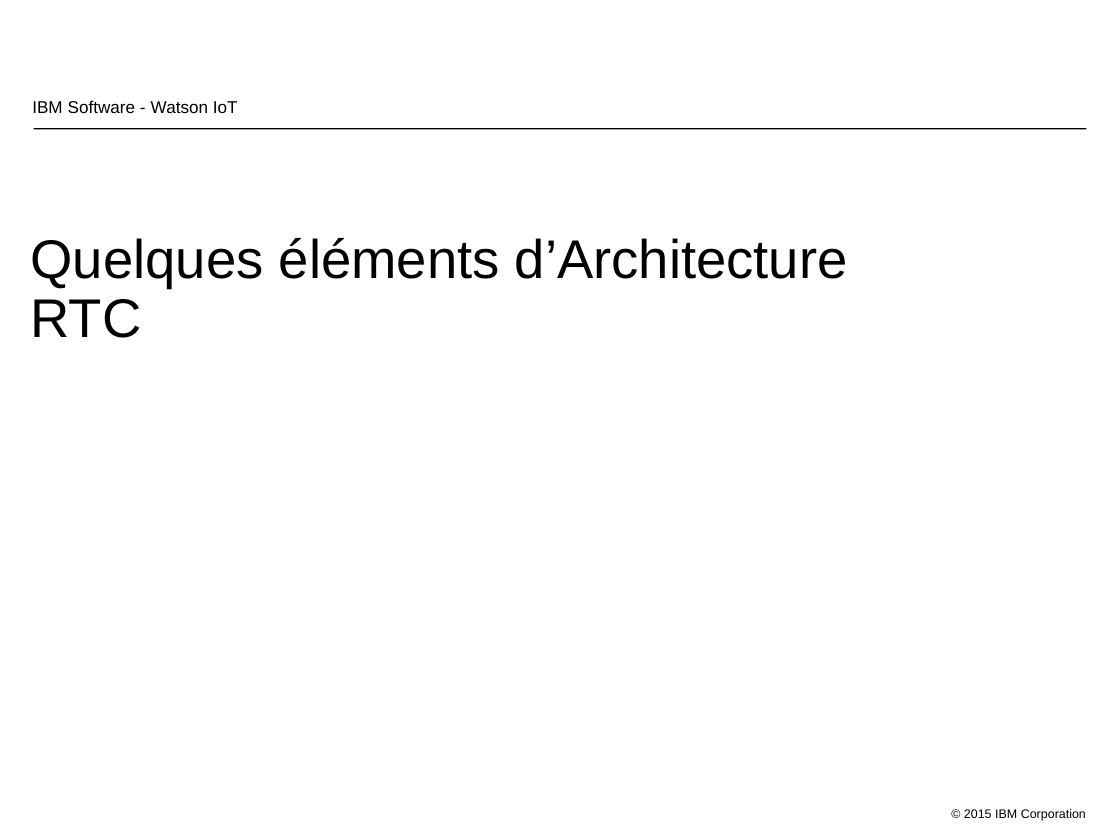
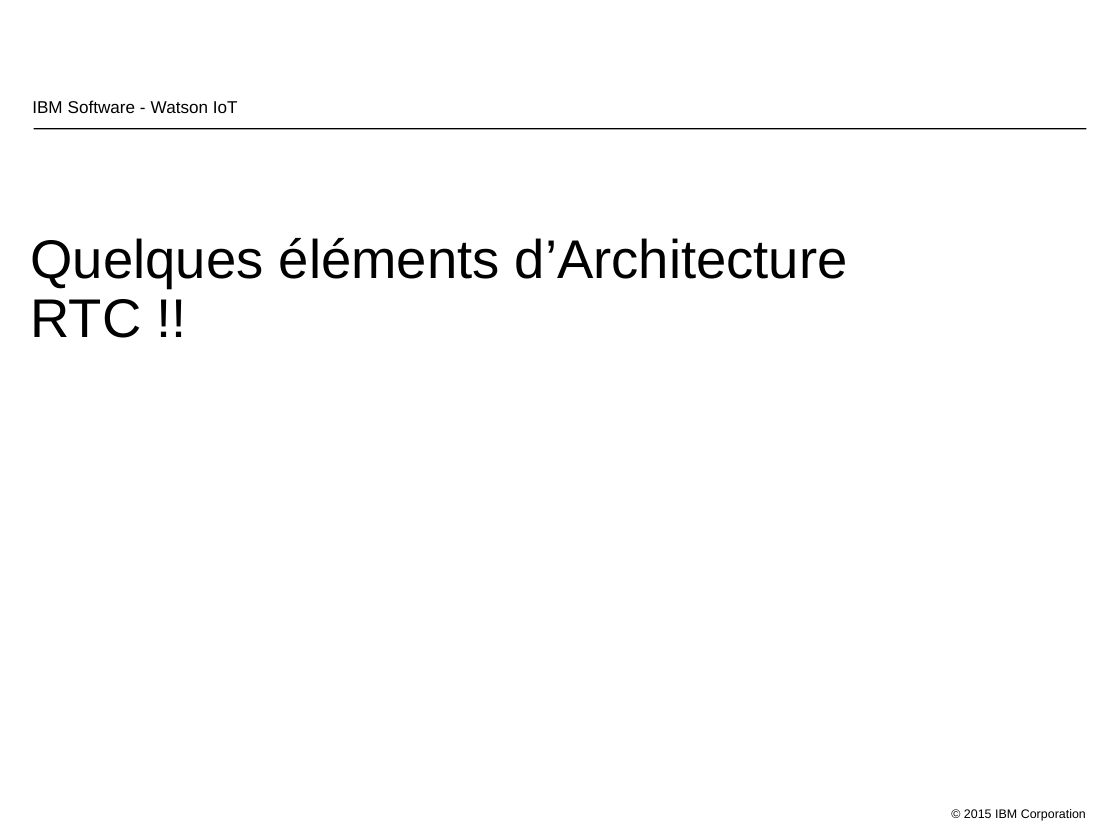
Before and after one commit to tmlahi/ABC, a slide deck: slide 1 of Alstom/Architecture.ppt. Drawn at 1120x840 pixels with LibreOffice and Linux fonts; fonts in the diff are those of the drawing; background and template pictures are left out. Boxes give left, top, right and bottom in pixels: in the first picture for what was removed or moved away, otherwise in the second. Text is boxed around its words. In the diff, an @@ line names an element or a change of style, - is before the commit and + after.

Commit message:
rtc.wi:704

```diff
--- a/Alstom/Architecture.ppt
+++ b/Alstom/Architecture.ppt
@@ title at bbox=[31, 238, 848, 338]: text changed @@
-Quelques éléments d’Architecture
-RTC
+Quelques éléments d’Architecture
+RTC !!
```
